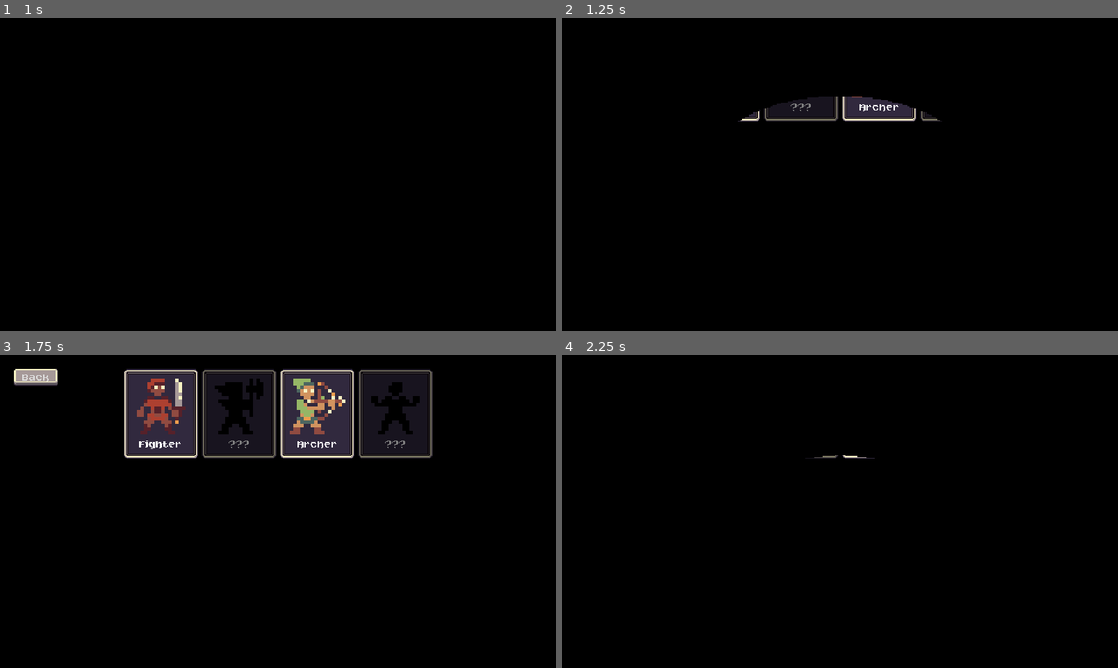
Above: before the commit, frames 1-4 (two rows, left to right).
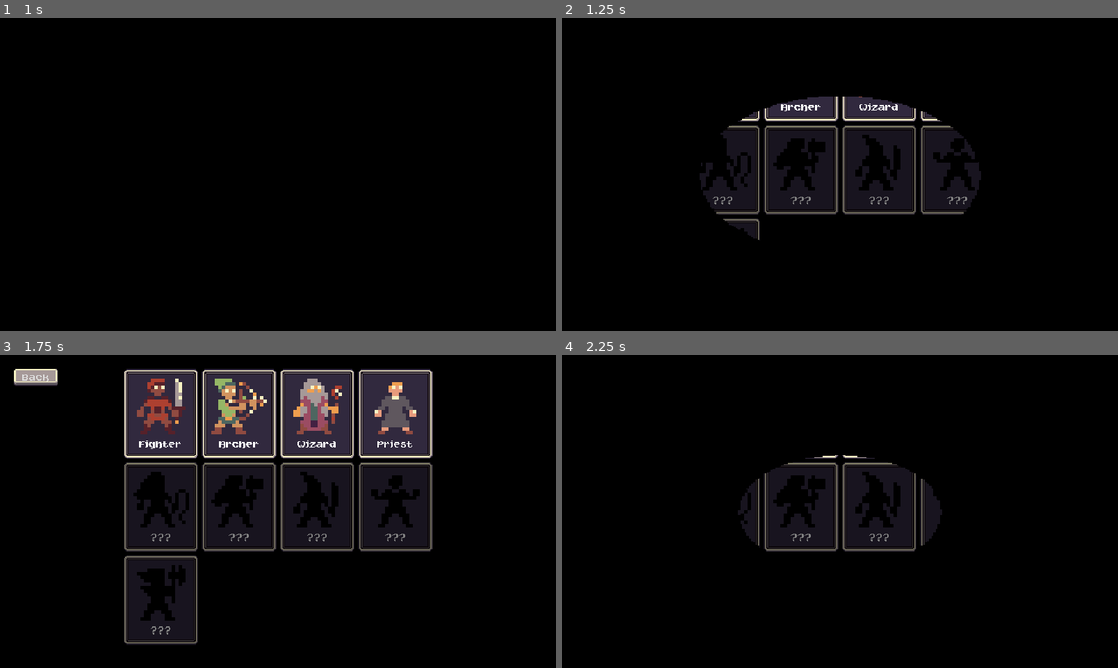
Above: after the commit, the same moments.

Repository: dweckerly/bullet-heaven
Game: Godot game, scene res://scenes/ui/main_menu.tscn
The game is run twice, just before and just after one commit, with the same random seed, the same clock (stepped at 60 frames per second) and the same inputs.
Inputs (mouse positions are in pixels of both pictures, inside the frame that each line leads up to):
- Up to frame 1 (1 s): click "PLAY" at 0.5 s
- Up to frame 2 (1.25 s): no input
- Up to frame 3 (1.75 s): click "Back" at 1.25 s
- Up to frame 4 (2.25 s): tap Enter at 2 s; move the mouse to (723, 414) at 2.02 s; press the mouse at (723, 414) at 2.03 s; hold D (move_right) from 2.03 s (still down)

Frame 1 is identical in both runs. In frame 2, 10% of the frame differs, in the area x 24-76%, y 25-72%; in frame 3, 22%, in the area x 22-78%, y 4-93%; in frame 4, 6.4%.

Commit message:
stubbing out characters

Diff:
--- /dev/null
+++ b/resources/characters/druid.tres
@@ -0,0 +1,12 @@
+[gd_resource type="Resource" script_class="Character" load_steps=4 format=3 uid="uid://bp4wt2fa40ou3"]
+
+[ext_resource type="Script" uid="uid://bulbjwm4n0h7q" path="res://resources/characters/character.gd" id="1_8ty3s"]
+[ext_resource type="Texture2D" uid="uid://bx5j3aqo1gffc" path="res://assets/characters/druid.png" id="2_8ty3s"]
+[ext_resource type="Resource" uid="uid://chvinn4ohv1oh" path="res://resources/upgrades/bow.tres" id="3_evvgy"]
+
+[resource]
+script = ExtResource("1_8ty3s")
+id = "druid"
+display_name = "Druid"
+sprite = ExtResource("2_8ty3s")
+starting_ability = ExtResource("3_evvgy")
--- /dev/null
+++ b/resources/characters/gnome.tres
@@ -0,0 +1,12 @@
+[gd_resource type="Resource" script_class="Character" load_steps=4 format=3 uid="uid://bf0ohlvqopki1"]
+
+[ext_resource type="Script" uid="uid://bulbjwm4n0h7q" path="res://resources/characters/character.gd" id="1_kofk5"]
+[ext_resource type="Texture2D" uid="uid://dwook4yfj53ow" path="res://assets/characters/gnome.png" id="2_kofk5"]
+[ext_resource type="Resource" uid="uid://chvinn4ohv1oh" path="res://resources/upgrades/bow.tres" id="3_aptuq"]
+
+[resource]
+script = ExtResource("1_kofk5")
+id = "gnome"
+display_name = "Gnome"
+sprite = ExtResource("2_kofk5")
+starting_ability = ExtResource("3_aptuq")
--- /dev/null
+++ b/resources/characters/priest.tres
@@ -0,0 +1,12 @@
+[gd_resource type="Resource" script_class="Character" load_steps=4 format=3 uid="uid://e06w034xbjbo"]
+
+[ext_resource type="Script" uid="uid://bulbjwm4n0h7q" path="res://resources/characters/character.gd" id="1_oy70c"]
+[ext_resource type="Texture2D" uid="uid://2mhr5c2n820n" path="res://assets/characters/priest.png" id="2_oy70c"]
+[ext_resource type="Resource" uid="uid://chvinn4ohv1oh" path="res://resources/upgrades/bow.tres" id="3_yiln4"]
+
+[resource]
+script = ExtResource("1_oy70c")
+id = "priest"
+display_name = "Priest"
+sprite = ExtResource("2_oy70c")
+starting_ability = ExtResource("3_yiln4")
--- /dev/null
+++ b/resources/characters/valkyrie.tres
@@ -0,0 +1,12 @@
+[gd_resource type="Resource" script_class="Character" load_steps=4 format=3 uid="uid://b4d8bomh7740d"]
+
+[ext_resource type="Script" uid="uid://bulbjwm4n0h7q" path="res://resources/characters/character.gd" id="1_ranrq"]
+[ext_resource type="Texture2D" uid="uid://d2esx8dasi8d7" path="res://assets/characters/valkyrie.png" id="2_ranrq"]
+[ext_resource type="Resource" uid="uid://chvinn4ohv1oh" path="res://resources/upgrades/bow.tres" id="3_so3fk"]
+
+[resource]
+script = ExtResource("1_ranrq")
+id = "valkyrie"
+display_name = "Valkyrie"
+sprite = ExtResource("2_ranrq")
+starting_ability = ExtResource("3_so3fk")
--- /dev/null
+++ b/resources/characters/wizard.tres
@@ -0,0 +1,12 @@
+[gd_resource type="Resource" script_class="Character" load_steps=4 format=3 uid="uid://bna4mrg1advl0"]
+
+[ext_resource type="Script" uid="uid://bulbjwm4n0h7q" path="res://resources/characters/character.gd" id="1_6f0rn"]
+[ext_resource type="Texture2D" uid="uid://dftkbbohp2fyt" path="res://assets/characters/wizard.png" id="2_6f0rn"]
+[ext_resource type="Resource" uid="uid://chvinn4ohv1oh" path="res://resources/upgrades/bow.tres" id="3_yn26b"]
+
+[resource]
+script = ExtResource("1_6f0rn")
+id = "wizard"
+display_name = "Wizard"
+sprite = ExtResource("2_6f0rn")
+starting_ability = ExtResource("3_yn26b")
--- a/scenes/autoload/meta_progression.gd
+++ b/scenes/autoload/meta_progression.gd
@@ -15,8 +15,23 @@
 		"fighter": {
 			"locked": false
 		},
+		"gnome": {
+			"locked": true
+		},
 		"orc": {
 			"locked": true
+		},
+		"druid": {
+			"locked": true
+		},
+		"priest": {
+			"locked": false
+		},
+		"valkyrie": {
+			"locked": true
+		},
+		"wizard": {
+			"locked": false
 		},
 	},
 	"meta_upgrades": {}
--- a/scenes/ui/character_select_screen.tscn
+++ b/scenes/ui/character_select_screen.tscn
@@ -6,11 +6,16 @@
 [ext_resource type="Resource" uid="uid://poco2bmpf76n" path="res://resources/characters/fighter.tres" id="3_nnlhe"]
 [ext_resource type="Resource" uid="uid://cpaymqvgvxfqf" path="res://resources/characters/orc.tres" id="4_idqr0"]
 [ext_resource type="Resource" uid="uid://wk1or41bdf66" path="res://resources/characters/archer.tres" id="5_nnlhe"]
+[ext_resource type="Resource" uid="uid://bna4mrg1advl0" path="res://resources/characters/wizard.tres" id="5_wdbrd"]
+[ext_resource type="Resource" uid="uid://e06w034xbjbo" path="res://resources/characters/priest.tres" id="6_i2log"]
 [ext_resource type="Resource" uid="uid://co0h13h60ypac" path="res://resources/characters/brawler.tres" id="6_idqr0"]
+[ext_resource type="Resource" uid="uid://bp4wt2fa40ou3" path="res://resources/characters/druid.tres" id="7_gj4be"]
+[ext_resource type="Resource" uid="uid://b4d8bomh7740d" path="res://resources/characters/valkyrie.tres" id="8_q3uyp"]
+[ext_resource type="Resource" uid="uid://bf0ohlvqopki1" path="res://resources/characters/gnome.tres" id="10_i2log"]
 
 [node name="CharacterSelectScreen" type="CanvasLayer"]
 script = ExtResource("1_urb5n")
-characters = Array[ExtResource("2_1axl5")]([ExtResource("3_nnlhe"), ExtResource("4_idqr0"), ExtResource("5_nnlhe"), ExtResource("6_idqr0")])
+characters = Array[ExtResource("2_1axl5")]([ExtResource("3_nnlhe"), ExtResource("5_nnlhe"), ExtResource("5_wdbrd"), ExtResource("6_i2log"), ExtResource("7_gj4be"), ExtResource("8_q3uyp"), ExtResource("10_i2log"), ExtResource("6_idqr0"), ExtResource("4_idqr0")])
 
 [node name="MarginContainer" type="MarginContainer" parent="."]
 anchors_preset = 15
Not shown: 1 places in scenes/ui/character_select_screen.tscn that only renumber resources
